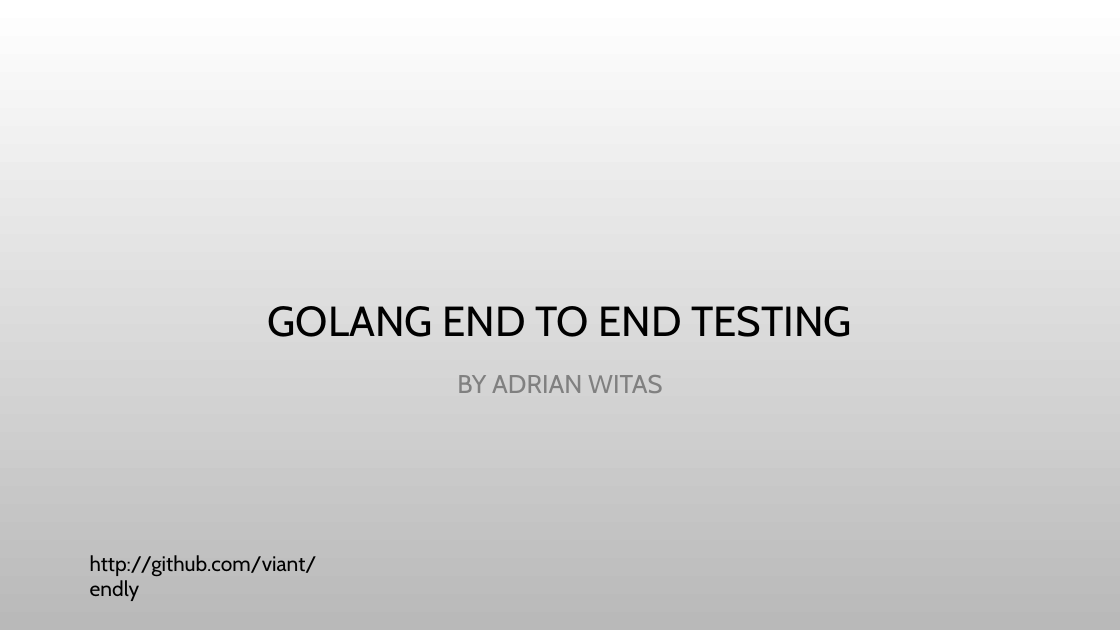
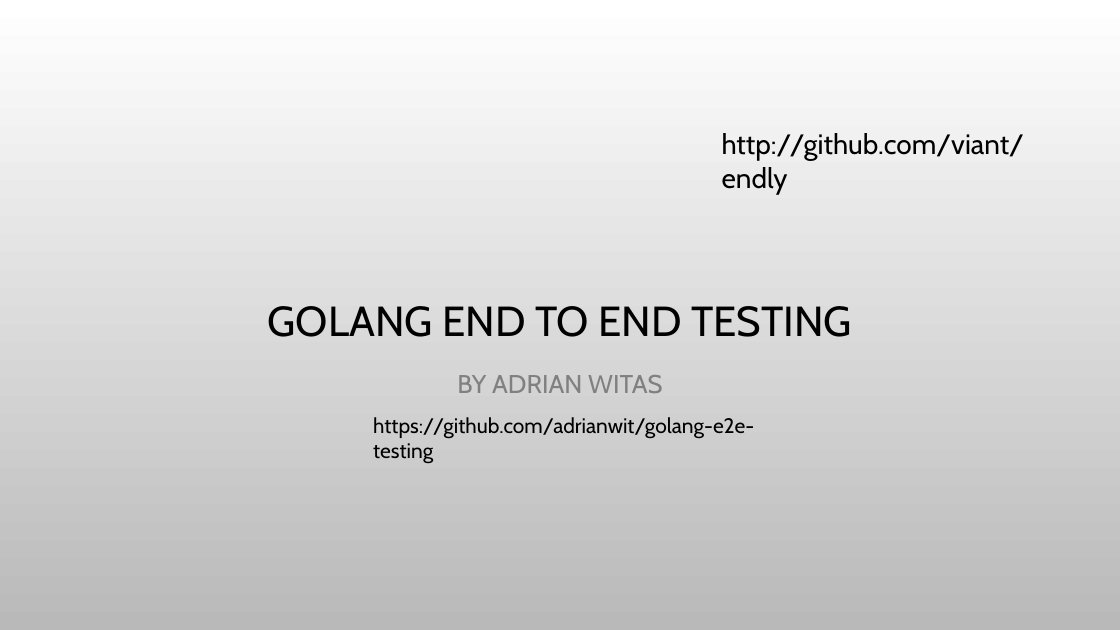
Before and after one commit to adrianwit/golang-e2e-testing, a slide deck: slide 1 of golang-e2e.pptx. Drawn at 1120x630 pixels with LibreOffice and Linux fonts; fonts in the diff are those of the drawing; background and template pictures are left out. Boxes give left, top, right and bottom in pixels: in the first picture for what was removed or moved away, otherwise in the second. Text is boxed around its words. In the diff, an @@ line names an element or a change of style, - is before the commit and + after.

Commit message:
updated presentation

```diff
--- a/golang-e2e.pptx
+++ b/golang-e2e.pptx
@@ text "http://github.com/viant/endly": place and size @@
-text "http://github.com/viant/endly" at bbox=[90, 555, 317, 601]
+text "http://github.com/viant/endly" at bbox=[722, 133, 1025, 194]
@@ text "http://github.com/viant/endly" at bbox=[722, 133, 1025, 194]: size 18 to 24 pt @@
@@ text added at bbox=[373, 417, 754, 464], 18 pt, text #000000 @@
+https://github.com/adrianwit/golang-e2e-testing
```
